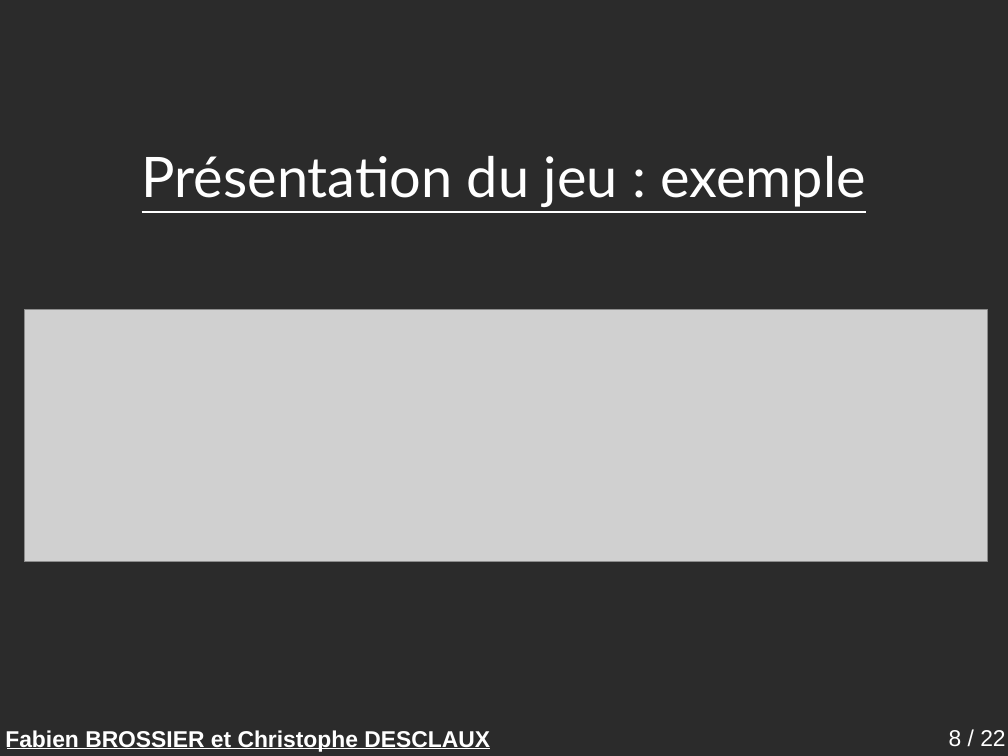
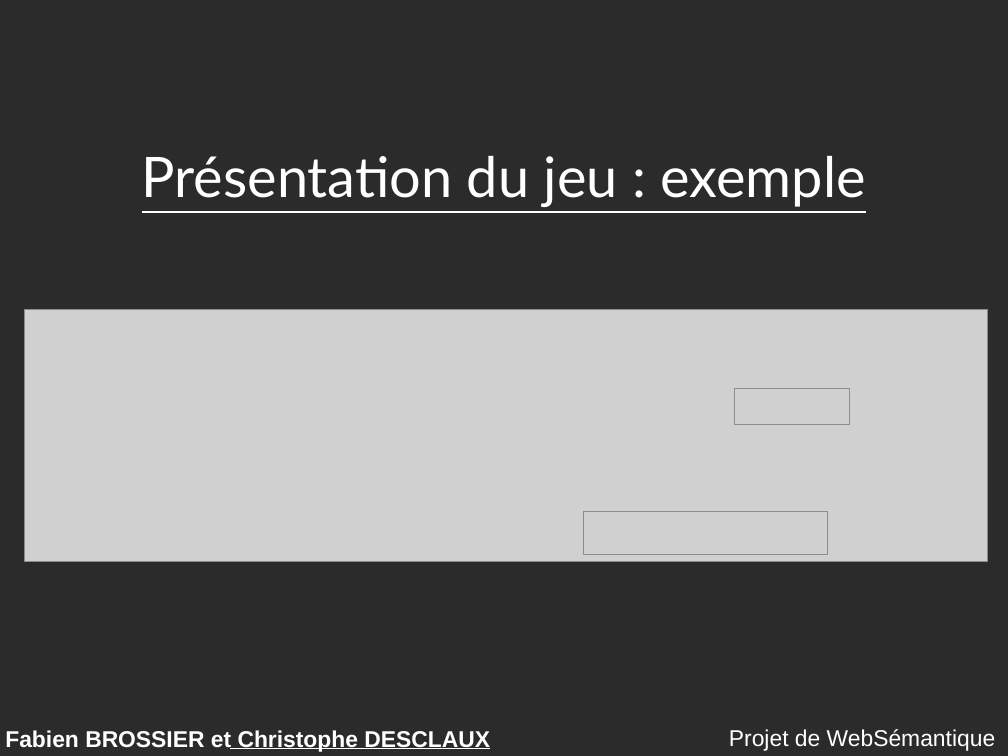
Before and after one commit to descl/TabooGeek, a slide deck: slide 8 of rapport/presentation.odp. Drawn at 1008x756 pixels with LibreOffice and Linux fonts; fonts in the diff are those of the drawing; grey boxes stand for pictures; background and template pictures are left out; a plain dark background stands for a picture behind light text. Boxes give left, top, right and bottom in pixels: in the first picture for what was removed or moved away, otherwise in the second. Text is boxed around its words. In the diff, an @@ line names an element or a change of style, - is before the commit and + after.

```diff
--- a/rapport/presentation.odp
+++ b/rapport/presentation.odp
@@ picture added at <box>735,389,850,424</box> @@
@@ picture added at <box>584,511,829,554</box> @@
@@ line moved from (7, 749) - (489, 749) to (231, 749) - (489, 749) @@
@@ text added at <box>729,729,996,751</box>, 18 pt, text #FFFFFF @@
+Projet de WebSémantique
@@ page number removed at <box>949,730,1005,747</box> @@
-8 / 22
```
Also in this commit, not shown: 20 other slides changed, 1 slide added, 1 slide removed, 1 other file.
